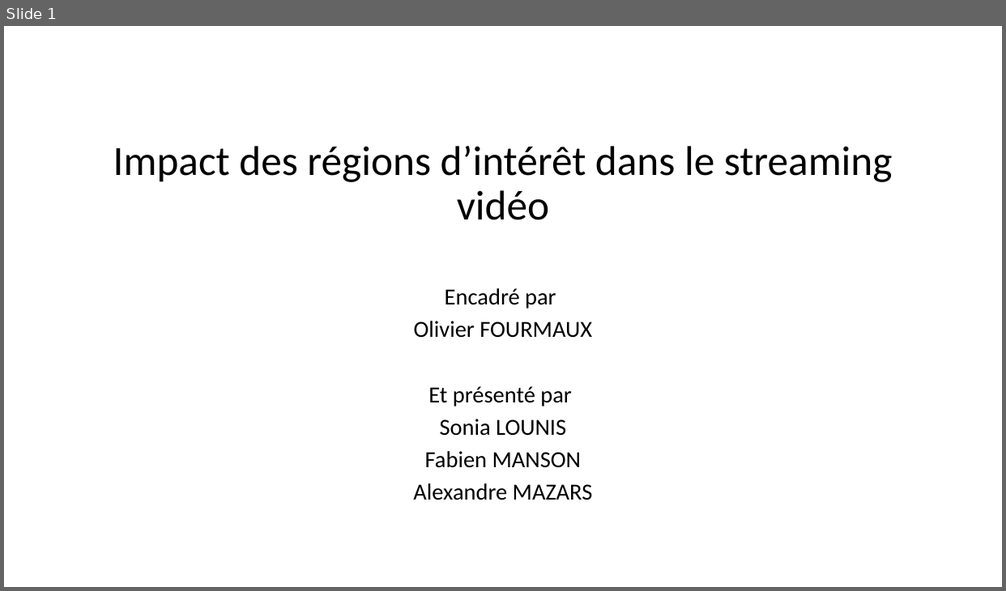
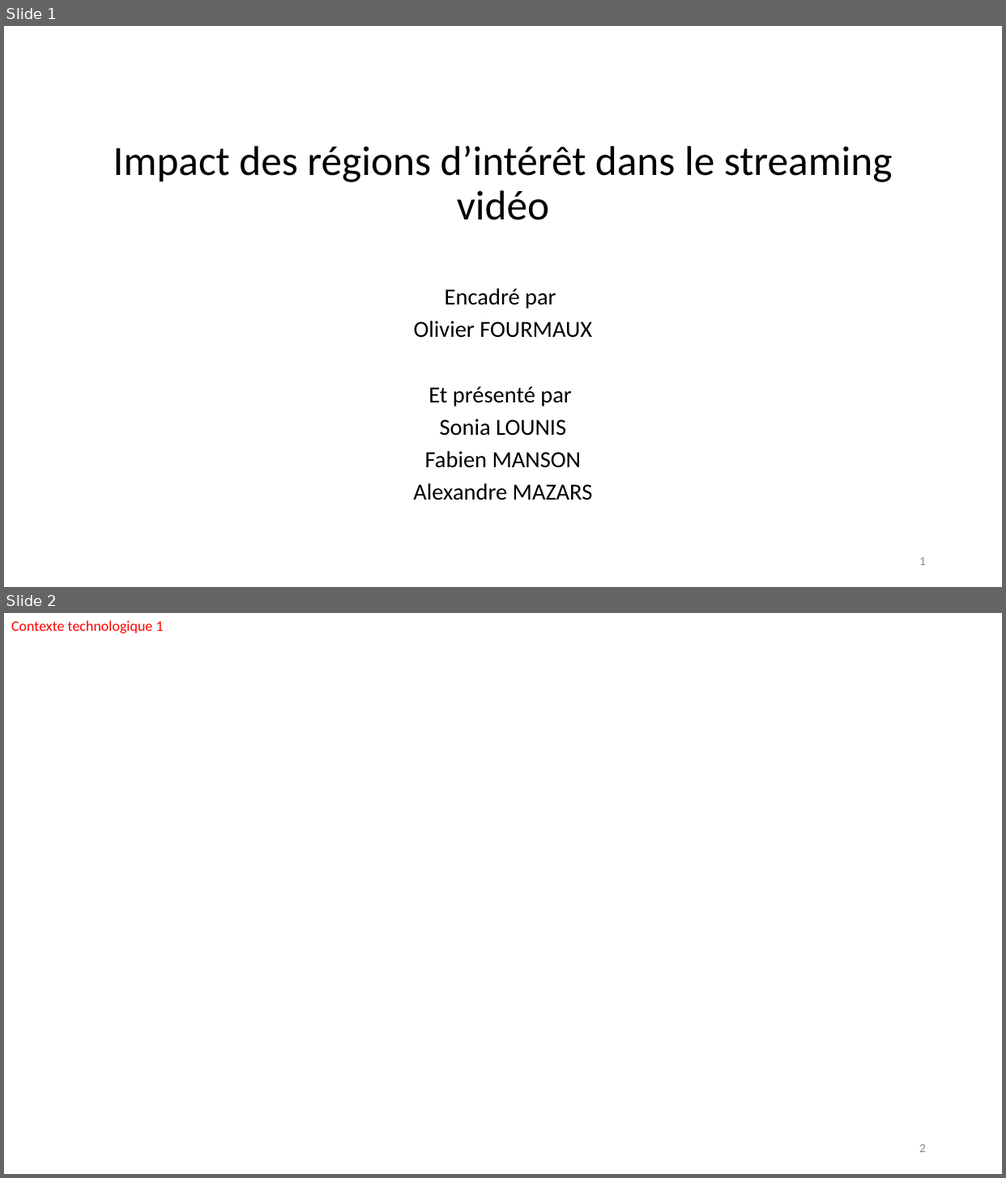
Before and after one commit to FabienMnsn/PRES2, a slide deck: Slides/PRES2019-Projet14-OlivierFourmaux-ROIStreamingImapct-soutenance.pptx. Shown one above the other, each under a label of ours: slide 1 before the commit, slides 1 and 2 after it. The pictures are 1006x591 and 1006x1178 pixels, drawn with LibreOffice and Linux fonts; fonts in the diff are those of the drawing. Boxes give left, top, right and bottom in pixels: in the first picture for what was removed or moved away, otherwise in the second. Text is boxed around its words. In the diff, an @@ line names an element or a change of style, - is before the commit and + after.

```diff
--- a/Slides/PRES2019-Projet14-OlivierFourmaux-ROIStreamingImapct-soutenance.pptx
+++ b/Slides/PRES2019-Projet14-OlivierFourmaux-ROIStreamingImapct-soutenance.pptx
@@ slide 2 added at box(4, 613, 1002, 1174), background #FFFFFF @@
@@ text added at box(11, 620, 164, 633), 14 pt, text #FF0000 @@
+Contexte technologique 1
@@ page number added at box(919, 1144, 926, 1152), 12 pt, text #8C8C8C @@
+2
@@ slide 1 changed as well @@
@@ page number added at box(919, 557, 926, 565), 12 pt, text #8C8C8C @@
+1
```
Also in this commit, not shown: 13 other slides added, 15 slides removed, 3 other files.
